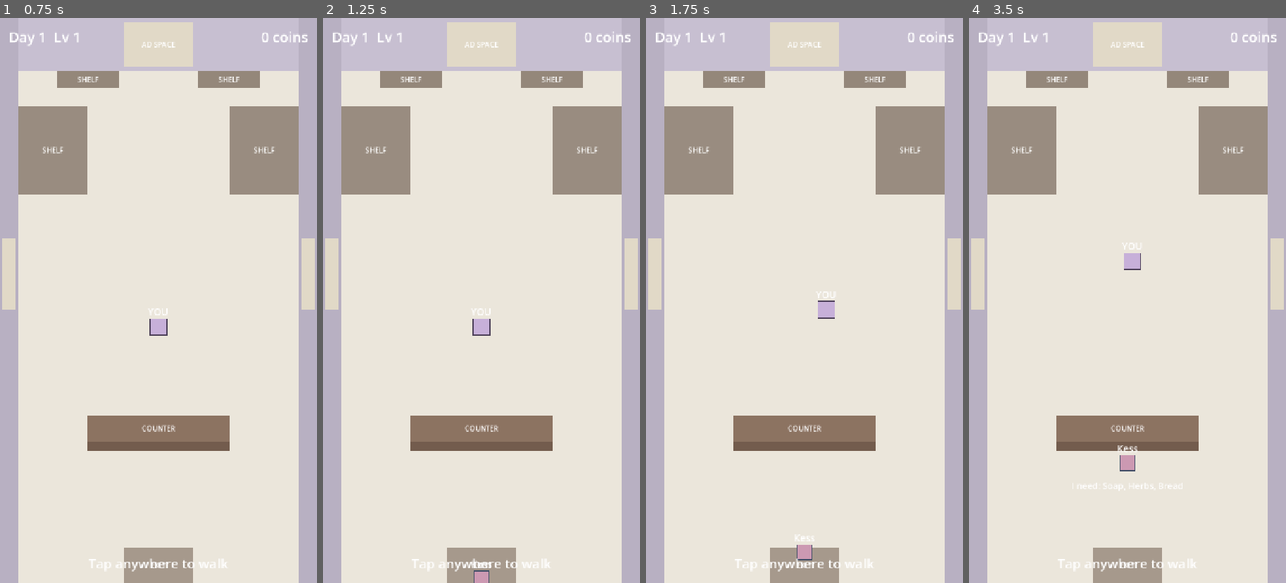
Above: before the commit, frames 1-4 (left to right).
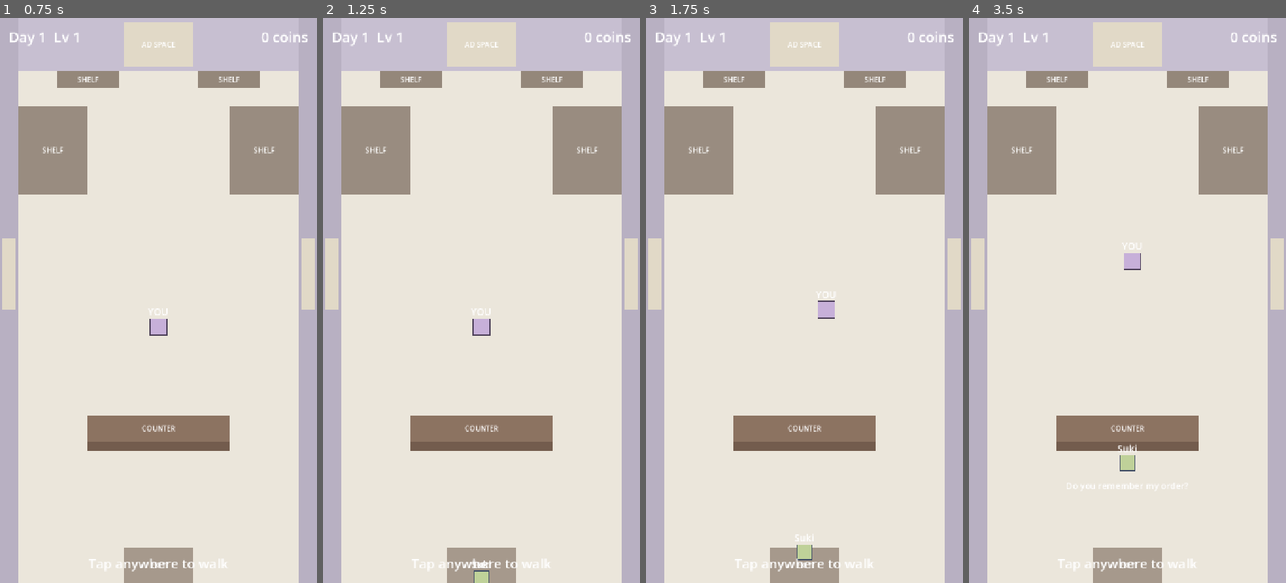
Above: after the commit, the same moments.

Repository: nkongecraig-max/theveil
Game: Godot game, scene res://scenes/main/main_menu.tscn
Two runs of this game, one before a commit and one after it. Both use one fixed random seed, a clock stepped at 60 frames per second and the inputs below.
Inputs (mouse positions are in pixels of both pictures, inside the frame that each line leads up to):
- Up to frame 1 (0.75 s): click "New Game" at 0.5 s
- Up to frame 2 (1.25 s): no input
- Up to frame 3 (1.75 s): tap Enter at 1.25 s; move the mouse to (874, 272) at 1.27 s; click (874, 272) at 1.42 s
- Up to frame 4 (3.5 s): tap Enter at 2, 2.75 s; move the mouse to (1064, 328) at 2.02 s; click (1064, 328) at 2.17 s; move the mouse to (1159, 176) at 2.77 s; click (1159, 176) at 2.92 s

Frame 1 is identical in both runs. In frame 2, 0.1% of the frame differs, in the area x 46-54%, y 96-100%; in frame 3, 0.1%; in frame 4, 0.2%, in the area x 30-70%, y 75-84%.

Commit message:
Add memory puzzle as third puzzle type
New puzzle: items flash briefly on a grid, then flip face-down. Player
must tap to recall which items were shown. Two new customers (Suki,
Brick) use the memory puzzle. Three distinct puzzle types now in game:
sorting (sequence), recipe (pattern), memory (recall).

Co-Authored-By: Claude Opus 4.6 <noreply@anthropic.com>

Diff:
--- /dev/null
+++ b/scenes/puzzles/memory_puzzle.tscn
@@ -0,0 +1,78 @@
+[gd_scene load_steps=2 format=3 uid="uid://memory_puzzle"]
+
+[ext_resource type="Script" path="res://scripts/puzzles/memory_puzzle.gd" id="1"]
+
+[node name="MemoryPuzzle" type="Control"]
+layout_mode = 3
+anchors_preset = 15
+anchor_right = 1.0
+anchor_bottom = 1.0
+mouse_filter = 2
+script = ExtResource("1")
+
+[node name="Dimmer" type="ColorRect" parent="."]
+layout_mode = 1
+anchors_preset = 15
+anchor_right = 1.0
+anchor_bottom = 1.0
+mouse_filter = 2
+color = Color(0, 0, 0, 0.4)
+
+[node name="PanelBG" type="ColorRect" parent="."]
+layout_mode = 1
+anchors_preset = 15
+anchor_right = 1.0
+anchor_bottom = 1.0
+offset_left = 20.0
+offset_top = 160.0
+offset_right = -20.0
+offset_bottom = -160.0
+color = Color(0.95, 0.93, 0.9, 1)
+
+[node name="TitleLabel" type="Label" parent="PanelBG"]
+layout_mode = 0
+offset_left = 20.0
+offset_top = 12.0
+offset_right = 500.0
+offset_bottom = 52.0
+theme_override_font_sizes/font_size = 34
+text = "Memory Check"
+
+[node name="InstructionLabel" type="Label" parent="PanelBG"]
+layout_mode = 0
+offset_left = 20.0
+offset_top = 60.0
+offset_right = 660.0
+offset_bottom = 110.0
+theme_override_font_sizes/font_size = 26
+text = "Remember these items..."
+autowrap_mode = 2
+
+[node name="GridContainer" type="GridContainer" parent="PanelBG"]
+layout_mode = 0
+offset_left = 30.0
+offset_top = 120.0
+offset_right = 650.0
+offset_bottom = 420.0
+columns = 3
+theme_override_constants/h_separation = 16
+theme_override_constants/v_separation = 16
+
+[node name="ResultLabel" type="Label" parent="PanelBG"]
+layout_mode = 0
+offset_left = 20.0
+offset_top = 440.0
+offset_right = 660.0
+offset_bottom = 490.0
+theme_override_font_sizes/font_size = 32
+text = ""
+horizontal_alignment = 1
+
+[node name="CloseBtn" type="Button" parent="PanelBG"]
+layout_mode = 0
+offset_left = 540.0
+offset_top = 8.0
+offset_right = 660.0
+offset_bottom = 56.0
+theme_override_font_sizes/font_size = 26
+text = "Close"
--- a/scenes/shop/shop.tscn
+++ b/scenes/shop/shop.tscn
@@ -6,6 +6,7 @@
 [ext_resource type="PackedScene" uid="uid://sorting_puzzle" path="res://scenes/puzzles/sorting_puzzle.tscn" id="4"]
 [ext_resource type="Script" path="res://scripts/shop/customer_manager.gd" id="5"]
 [ext_resource type="PackedScene" uid="uid://recipe_puzzle" path="res://scenes/puzzles/recipe_puzzle.tscn" id="6"]
+[ext_resource type="PackedScene" uid="uid://memory_puzzle" path="res://scenes/puzzles/memory_puzzle.tscn" id="7"]
 
 [node name="Shop" type="Node2D"]
 script = ExtResource("1")
@@ -379,5 +380,7 @@
 
 [node name="RecipePuzzle" parent="UI" instance=ExtResource("6")]
 
+[node name="MemoryPuzzle" parent="UI" instance=ExtResource("7")]
+
 [node name="CustomerManager" type="Node" parent="."]
 script = ExtResource("5")
--- a/scripts/npcs/customer.gd
+++ b/scripts/npcs/customer.gd
@@ -65,6 +65,8 @@
 func _show_request() -> void:
 	if puzzle_type == "recipe" and recipe_name != "":
 		speech_label.text = "Can you make: %s?" % recipe_name
+	elif puzzle_type == "memory":
+		speech_label.text = "Do you remember my order?"
 	else:
 		var item_names = []
 		for item_id in requested_items:
--- /dev/null
+++ b/scripts/puzzles/memory_puzzle.gd
@@ -0,0 +1,254 @@
+extends Control
+
+## MemoryPuzzle - The third puzzle type in The Veil.
+## Customer shows items briefly, then hides them. Player must tap
+## to recall which items were shown. Secretly teaches memory skills.
+
+signal puzzle_completed(puzzle_id: String, time_taken: float, moves: int)
+signal puzzle_failed(puzzle_id: String)
+signal puzzle_closed
+
+@onready var title_label: Label = $PanelBG/TitleLabel
+@onready var instruction_label: Label = $PanelBG/InstructionLabel
+@onready var grid_container: GridContainer = $PanelBG/GridContainer
+@onready var result_label: Label = $PanelBG/ResultLabel
+@onready var close_btn: Button = $PanelBG/CloseBtn
+
+var puzzle_id: String = ""
+var target_items: Array[String] = []
+var all_items: Array[String] = []
+var selected_items: Array[String] = []
+var move_count: int = 0
+var start_time: float = 0.0
+var is_solved: bool = false
+var is_reveal_phase: bool = true
+
+var item_colors: Dictionary = {
+	"bread": Color(0.85, 0.72, 0.45),
+	"candle": Color(0.95, 0.88, 0.55),
+	"herbs": Color(0.45, 0.7, 0.4),
+	"soap": Color(0.72, 0.62, 0.82),
+	"tea": Color(0.6, 0.75, 0.5),
+	"pottery": Color(0.75, 0.55, 0.4),
+}
+
+var item_names: Dictionary = {
+	"bread": "Bread",
+	"candle": "Candle",
+	"herbs": "Herbs",
+	"soap": "Soap",
+	"tea": "Tea",
+	"pottery": "Bowl",
+}
+
+func _ready() -> void:
+	visible = false
+	close_btn.pressed.connect(_on_close)
+	result_label.text = ""
+
+func start_puzzle(id: String, items_to_remember: Array[String]) -> void:
+	puzzle_id = id
+	is_solved = false
+	is_reveal_phase = true
+	move_count = 0
+	start_time = Time.get_unix_time_from_system()
+	result_label.text = ""
+	selected_items = []
+
+	target_items = items_to_remember.duplicate()
+
+	# Build pool: target items + decoys to fill a grid
+	all_items = target_items.duplicate()
+	var decoys: Array[String] = []
+	for item_id in item_names.keys():
+		if item_id not in target_items and decoys.size() < 3:
+			decoys.append(item_id)
+	all_items.append_array(decoys)
+	all_items.shuffle()
+
+	title_label.text = "Memory Check"
+	instruction_label.text = "Remember these items..."
+
+	_build_grid_revealed()
+
+	visible = true
+
+	# Slide-in animation
+	$PanelBG.modulate.a = 0.0
+	var tween = create_tween()
+	tween.tween_property($PanelBG, "modulate:a", 1.0, 0.3)
+
+	Analytics.track_event("puzzle_started", {"puzzle_id": id, "type": "memory"})
+
+	# Show items for a few seconds, then hide
+	var reveal_time = 2.0 + (target_items.size() * 0.5)
+	var timer = get_tree().create_timer(reveal_time)
+	timer.timeout.connect(_hide_items)
+
+func _build_grid_revealed() -> void:
+	for child in grid_container.get_children():
+		child.queue_free()
+	grid_container.columns = 3
+
+	for item_id in all_items:
+		var card = _create_card(item_id)
+		var is_target = item_id in target_items
+		if is_target:
+			# Show revealed -- colored with name
+			var color = item_colors.get(item_id, Color.WHITE)
+			card.get_node("Inner").color = color
+			card.get_node("Label").text = item_names.get(item_id, item_id)
+			card.get_node("Label").modulate.a = 1.0
+			# Glow effect for targets
+			card.get_node("Border").color = Color(0.3, 0.8, 0.4)
+		else:
+			# Decoys start face-down
+			card.get_node("Inner").color = Color(0.75, 0.73, 0.7)
+			card.get_node("Label").text = "?"
+			card.get_node("Label").modulate.a = 0.3
+		grid_container.add_child(card)
+
+func _hide_items() -> void:
+	if is_solved or not visible:
+		return
+	is_reveal_phase = false
+	instruction_label.text = "Tap the items you saw!"
+
+	# Flip all cards face-down
+	for card in grid_container.get_children():
+		card.get_node("Inner").color = Color(0.75, 0.73, 0.7)
+		card.get_node("Border").color = Color(0.6, 0.58, 0.55)
+		card.get_node("Label").text = "?"
+		card.get_node("Label").modulate.a = 0.3
+		# Flip animation
+		var tween = create_tween()
+		tween.tween_property(card, "scale:x", 0.0, 0.1)
+		tween.tween_property(card, "scale:x", 1.0, 0.1)
+
+func _create_card(item_id: String) -> Control:
+	var card = Control.new()
+	card.custom_minimum_size = Vector2(130, 110)
+
+	# Border
+	var border = ColorRect.new()
+	border.name = "Border"
+	border.position = Vector2(0, 0)
+	border.size = Vector2(130, 110)
+	border.color = Color(0.6, 0.58, 0.55)
+	card.add_child(border)
+
+	# Inner
+	var inner = ColorRect.new()
+	inner.name = "Inner"
+	inner.position = Vector2(3, 3)
+	inner.size = Vector2(124, 104)
+	inner.color = Color(0.75, 0.73, 0.7)
+	card.add_child(inner)
+
+	# Label
+	var label = Label.new()
+	label.name = "Label"
+	label.text = "?"
+	label.horizontal_alignment = HORIZONTAL_ALIGNMENT_CENTER
+	label.vertical_alignment = VERTICAL_ALIGNMENT_CENTER
+	label.position = Vector2(0, 0)
+	label.size = Vector2(130, 110)
+	label.modulate.a = 0.3
+	card.add_child(label)
+
+	# Tap button
+	var btn = Button.new()
+	btn.flat = true
+	btn.position = Vector2(0, 0)
+	btn.size = Vector2(130, 110)
+	btn.mouse_filter = Control.MOUSE_FILTER_STOP
+	var captured_id = item_id
+	var captured_card = card
+	btn.pressed.connect(func(): _on_card_tapped(captured_id, captured_card))
+	card.add_child(btn)
+
+	card.pivot_offset = Vector2(65, 55)
+	return card
+
+func _on_card_tapped(item_id: String, card: Control) -> void:
+	if is_solved or is_reveal_phase:
+		return
+	move_count += 1
+
+	# Toggle selection
+	if item_id in selected_items:
+		selected_items.erase(item_id)
+		card.get_node("Inner").color = Color(0.75, 0.73, 0.7)
+		card.get_node("Border").color = Color(0.6, 0.58, 0.55)
+		card.get_node("Label").text = "?"
+		card.get_node("Label").modulate.a = 0.3
+		# Bounce
+		var tween = create_tween()
+		tween.tween_property(card, "scale", Vector2(0.9, 0.9), 0.05)
+		tween.tween_property(card, "scale", Vector2(1.0, 1.0), 0.1)
+	else:
+		selected_items.append(item_id)
+		var color = item_colors.get(item_id, Color.WHITE)
+		card.get_node("Inner").color = color
+		card.get_node("Border").color = Color.WHITE
+		card.get_node("Label").text = item_names.get(item_id, item_id)
+		card.get_node("Label").modulate.a = 1.0
+		# Bounce
+		var tween = create_tween()
+		tween.tween_property(card, "scale", Vector2(1.1, 1.1), 0.08)
+		tween.tween_property(card, "scale", Vector2(1.0, 1.0), 0.08)
+
+	# Auto-check when player has selected the right count
+	if selected_items.size() == target_items.size():
+		_check_solution()
+
+func _check_solution() -> void:
+	var time_taken = Time.get_unix_time_from_system() - start_time
+
+	var selected_sorted = selected_items.duplicate()
+	selected_sorted.sort()
+	var target_sorted = target_items.duplicate()
+	target_sorted.sort()
+
+	if selected_sorted == target_sorted:
+		is_solved = true
+		result_label.text = "Perfect memory!"
+		result_label.modulate = Color(0.2, 0.7, 0.3)
+		# Flash all cards
+		for card in grid_container.get_children():
+			var tween = create_tween()
+			tween.tween_property(card, "modulate", Color(0.6, 1.0, 0.6), 0.3)
+			tween.tween_property(card, "modulate", Color.WHITE, 0.3)
+		Analytics.track_event("puzzle_solved", {
+			"puzzle_id": puzzle_id,
+			"time": time_taken,
+			"moves": move_count,
+		})
+		var timer = get_tree().create_timer(1.5)
+		timer.timeout.connect(func(): puzzle_completed.emit(puzzle_id, time_taken, move_count))
+	else:
+		result_label.text = "Not quite right!"
+		result_label.modulate = Color(0.9, 0.3, 0.3)
+		# Flash red
+		for card in grid_container.get_children():
+			var tween = create_tween()
+			tween.tween_property(card, "modulate", Color(1.0, 0.5, 0.5), 0.2)
+			tween.tween_property(card, "modulate", Color.WHITE, 0.2)
+		Analytics.track_event("puzzle_failed", {"puzzle_id": puzzle_id, "moves": move_count})
+		# Reset
+		var timer = get_tree().create_timer(1.2)
+		timer.timeout.connect(func():
+			selected_items = []
+			result_label.text = ""
+			result_label.modulate = Color.WHITE
+			# Re-hide all
+			_hide_items()
+		)
+
+func _on_close() -> void:
+	var tween = create_tween()
+	tween.tween_property($PanelBG, "modulate:a", 0.0, 0.2)
+	tween.tween_callback(func():
+		visible = false
+		puzzle_closed.emit()
+	)
--- a/scripts/shop/customer_manager.gd
+++ b/scripts/shop/customer_manager.gd
@@ -14,7 +14,7 @@
 var shop_node: Node2D = null
 
 # Customer templates for early game
-# puzzle_type: "sorting" = tap items in order, "recipe" = pick ingredients to craft
+# puzzle_type: "sorting" = tap items in order, "recipe" = pick ingredients to craft, "memory" = remember items
 var customer_pool: Array[Dictionary] = [
 	{
 		"name": "Mara",
@@ -74,6 +74,20 @@
 		"puzzle_type": "recipe",
 		"recipe_id": "gift_bundle",
 		"recipe_name": "Gift Bundle",
+	},
+	{
+		"name": "Suki",
+		"color": Color(0.75, 0.82, 0.6),
+		"items": ["bread", "tea"],
+		"reward": 12,
+		"puzzle_type": "memory",
+	},
+	{
+		"name": "Brick",
+		"color": Color(0.65, 0.55, 0.5),
+		"items": ["pottery", "soap", "candle"],
+		"reward": 22,
+		"puzzle_type": "memory",
 	},
 ]
 
--- a/scripts/shop/shop.gd
+++ b/scripts/shop/shop.gd
@@ -10,6 +10,7 @@
 @onready var inventory_panel: Control = $UI/InventoryPanel
 @onready var sorting_puzzle: Control = $UI/SortingPuzzle
 @onready var recipe_puzzle: Control = $UI/RecipePuzzle
+@onready var memory_puzzle: Control = $UI/MemoryPuzzle
 @onready var customer_manager: Node = $CustomerManager
 
 # Shelf data
@@ -45,6 +46,8 @@
 	sorting_puzzle.puzzle_closed.connect(_on_puzzle_closed)
 	recipe_puzzle.puzzle_completed.connect(_on_puzzle_completed)
 	recipe_puzzle.puzzle_closed.connect(_on_puzzle_closed)
+	memory_puzzle.puzzle_completed.connect(_on_puzzle_completed)
+	memory_puzzle.puzzle_closed.connect(_on_puzzle_closed)
 	customer_manager.init(self)
 	customer_manager.order_filled.connect(_on_order_filled)
 	customer_manager.day_complete.connect(_on_day_complete)
@@ -54,7 +57,7 @@
 
 func _input(event: InputEvent) -> void:
 	# Don't process taps if a panel is open
-	if inventory_panel.is_open or sorting_puzzle.visible or recipe_puzzle.visible:
+	if inventory_panel.is_open or sorting_puzzle.visible or recipe_puzzle.visible or memory_puzzle.visible:
 		return
 
 	var tap_pos: Vector2 = Vector2.ZERO
@@ -97,6 +100,10 @@
 		if puzzle_type == "recipe":
 			var recipe_id = customer_manager.get_recipe_id()
 			recipe_puzzle.start_puzzle("craft_%d" % GameManager.current_day, recipe_id)
+		elif puzzle_type == "memory":
+			var items: Array[String] = []
+			items.assign(customer.requested_items)
+			memory_puzzle.start_puzzle("memory_%d" % GameManager.current_day, items)
 		else:
 			var items: Array[String] = []
 			items.assign(customer.requested_items)
@@ -114,6 +121,7 @@
 		GameManager.complete_puzzle(_puzzle_id)
 	sorting_puzzle.visible = false
 	recipe_puzzle.visible = false
+	memory_puzzle.visible = false
 
 func _on_puzzle_closed() -> void:
 	pass
Not shown: 1 places in scenes/shop/shop.tscn that only renumber resources
